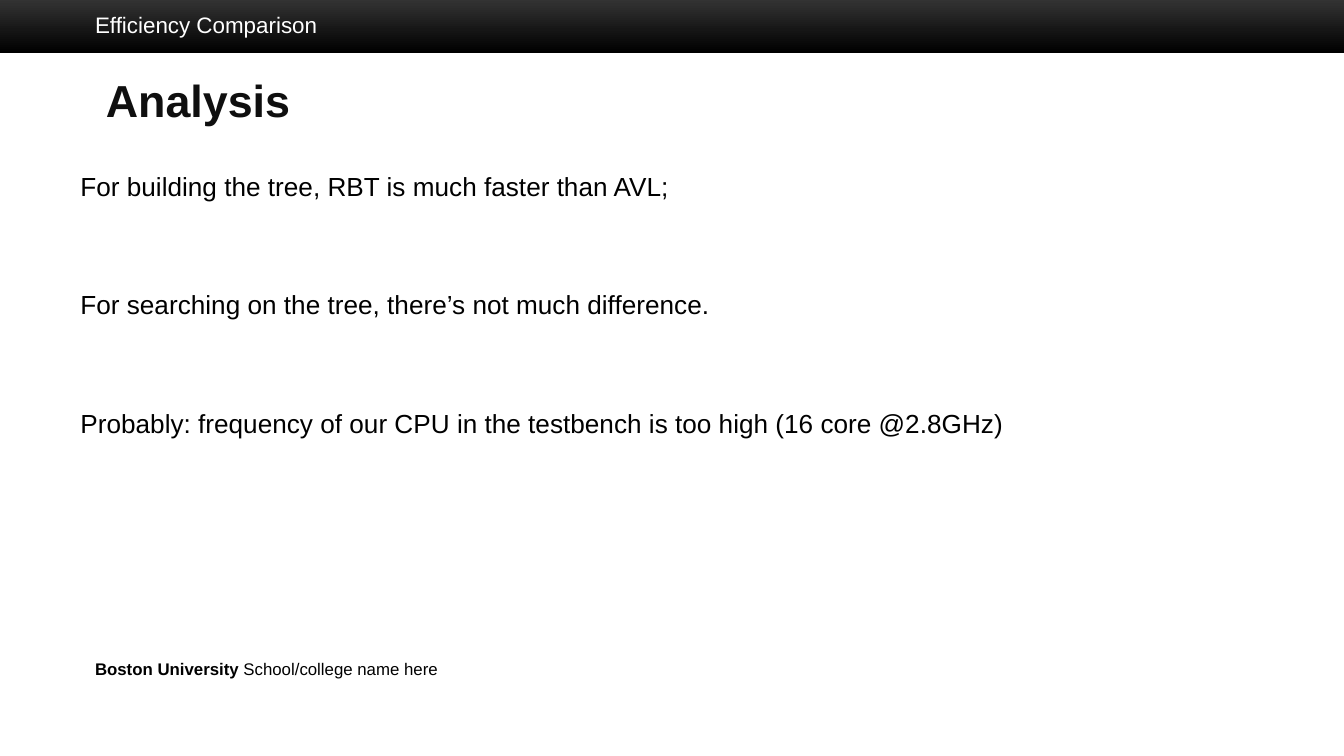
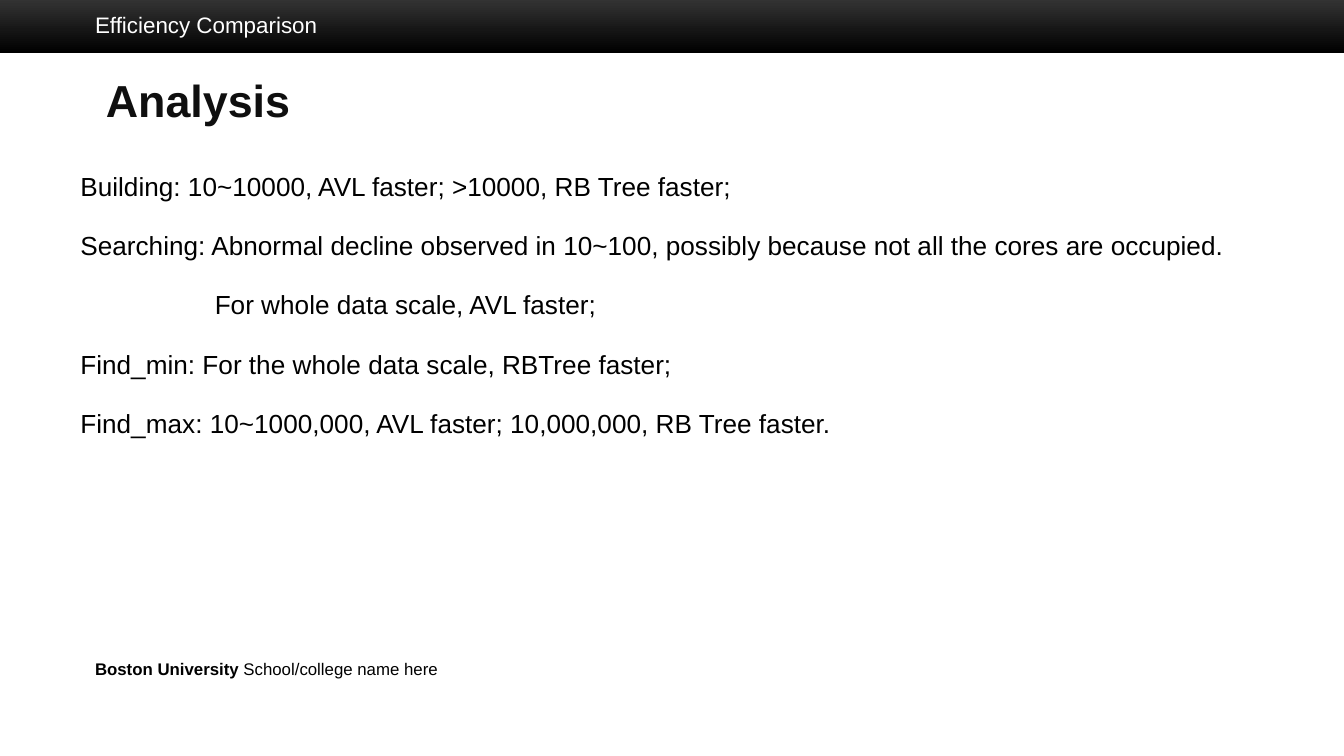
Before and after one commit to CMander02/TreeAlgorithms, a slide deck: slide 18 of Final Presentation/Final_EC504_presentation_v3.pptx (slide 17 before the commit). Drawn at 1344x756 pixels with LibreOffice and Linux fonts; fonts in the diff are those of the drawing; background and template pictures are left out. Boxes give left, top, right and bottom in pixels: in the first picture for what was removed or moved away, otherwise in the second. Text is boxed around its words. In the diff, an @@ line names an element or a change of style, - is before the commit and + after.

```diff
--- a/Final Presentation/Final_EC504_presentation_v3.pptx
+++ b/Final Presentation/Final_EC504_presentation_v3.pptx
@@ text at [80,177,1223,439]: text changed @@
-For building the tree, RBT is much faster than AVL;
-For searching on the tree, there’s not much difference.
-Probably: frequency of our CPU in the testbench is too high (16 core @2.8GHz)
+Building: 10~10000, AVL faster; >10000, RB Tree faster;
+Searching: Abnormal decline observed in 10~100, possibly because not all the cores are occupied.
+For whole data scale, AVL faster;
+Find_min: For the whole data scale, RBTree faster;
+Find_max: 10~1000,000, AVL faster; 10,000,000, RB Tree faster.
```
Also in this commit, not shown: 2 other slides changed, 2 slides added, 1 slide removed, 1 other file.
